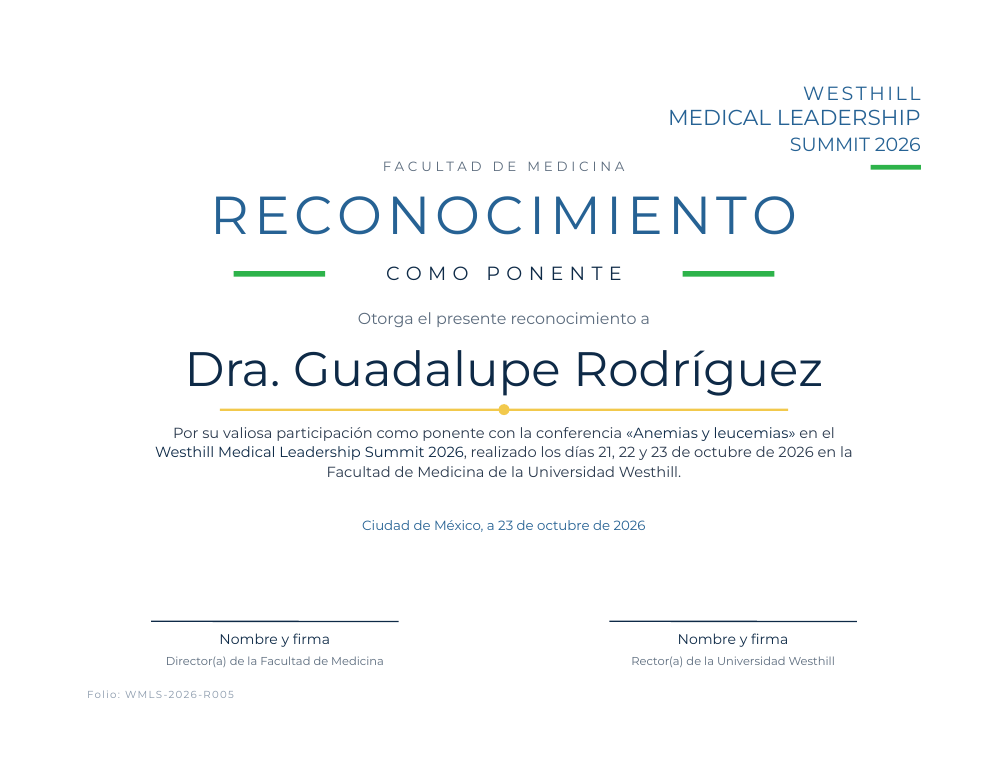
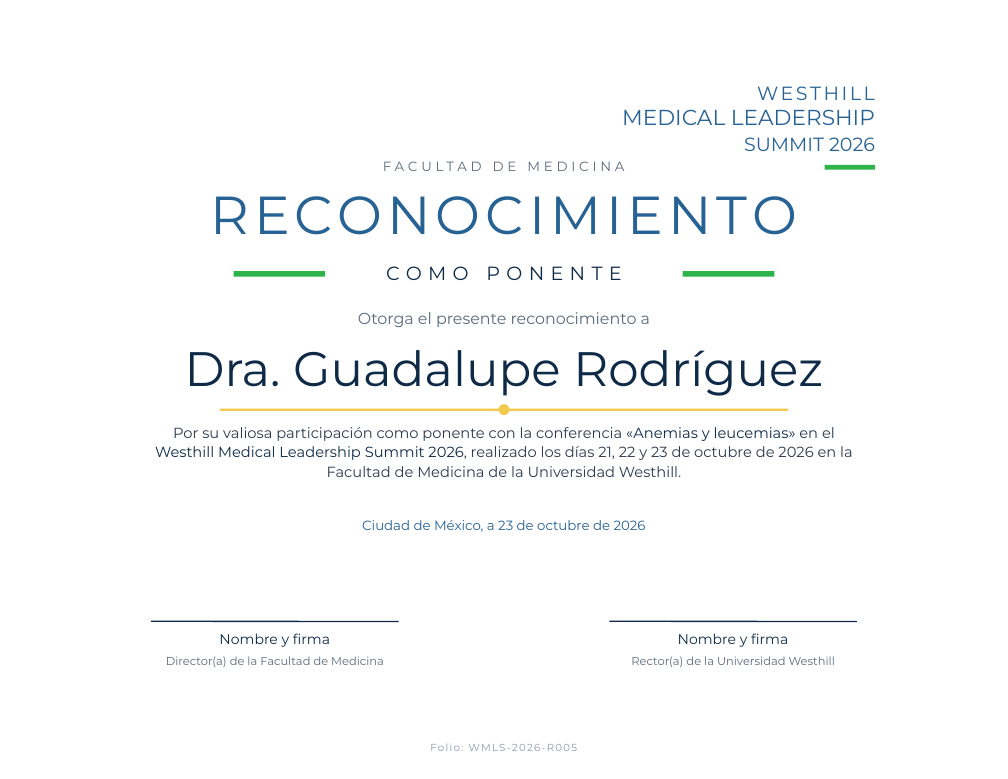
Before and after one commit to dnmcamiloedson-arch/EdUW, a slide deck: slide 7 of presentaciones/medical-leadership-summit-2026/Certificados_Medical_Leadership_Summit_2026.pptx. Drawn at 1008x779 pixels with LibreOffice and Linux fonts; fonts in the diff are those of the drawing; background and template pictures are left out. Boxes give left, top, right and bottom in pixels: in the first picture for what was removed or moved away, otherwise in the second. Text is boxed around its words. In the diff, an @@ line names an element or a change of style, - is before the commit and + after.

```diff
--- a/presentaciones/medical-leadership-summit-2026/Certificados_Medical_Leadership_Summit_2026.pptx
+++ b/presentaciones/medical-leadership-summit-2026/Certificados_Medical_Leadership_Summit_2026.pptx
@@ 3 texts, 1 rectangle: place and size @@
-3 texts, 1 rectangle at (668,86,921,170)
+3 texts, 1 rectangle at (622,86,875,170)
@@ text "Folio: WMLS-2026-R005": place and size @@
-text "Folio: WMLS-2026-R005" at (87,690,234,698)
+text "Folio: WMLS-2026-R005" at (430,744,577,751)
@@ text "Folio: WMLS-2026-R005" at (430,744,577,751): alignment left to centre @@
```
Also in this commit, not shown: 10 other slides changed, 5 other files.
